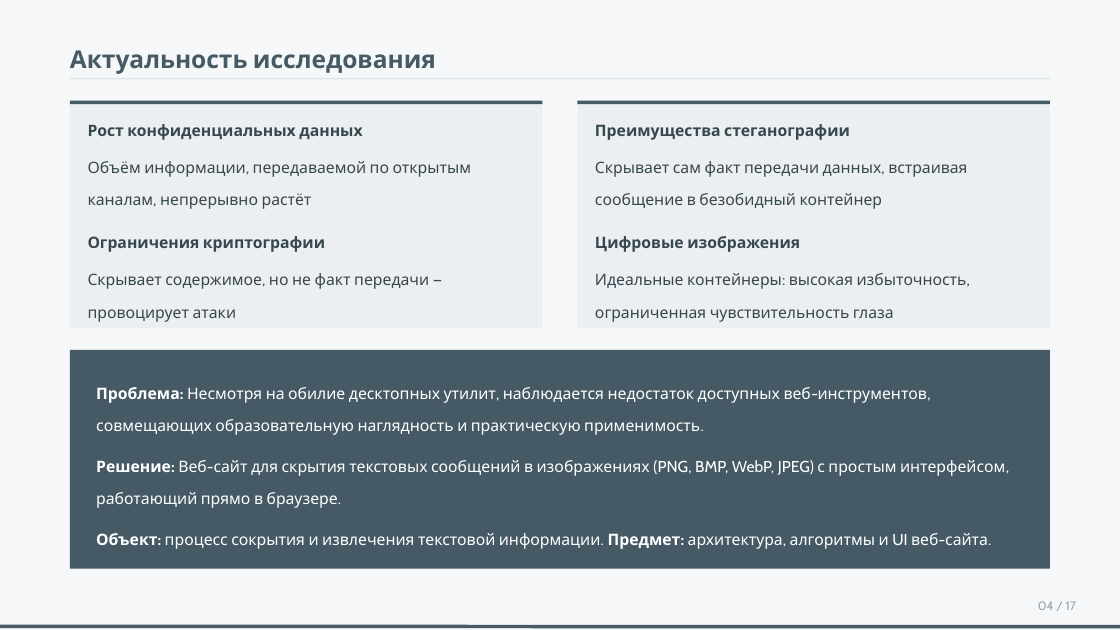
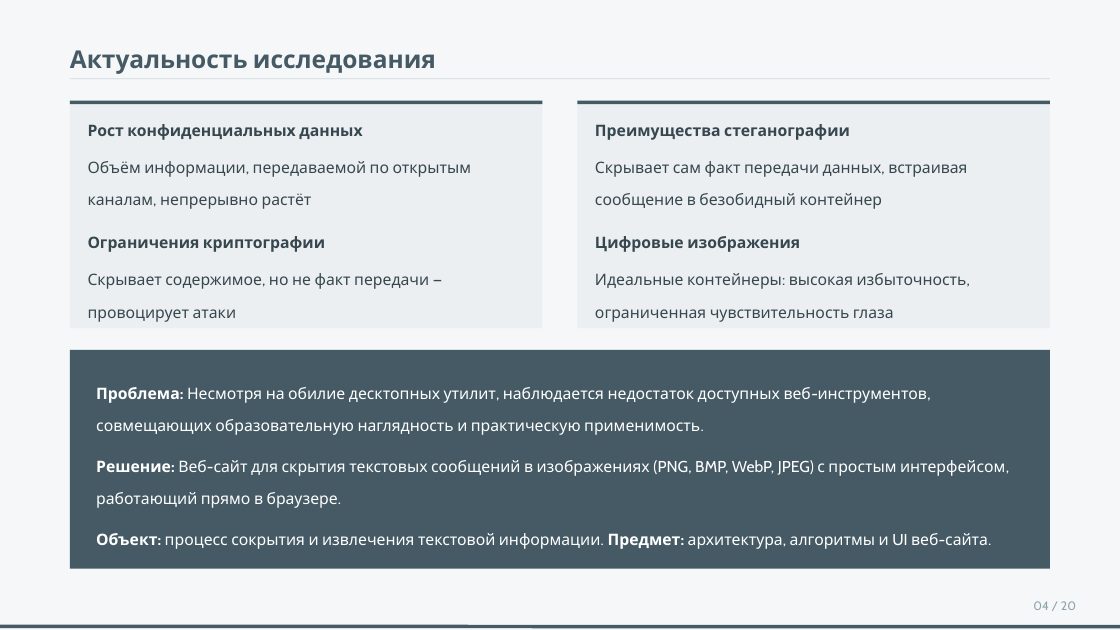
Before and after one commit to goorst/govno2, a slide deck: slide 4 of преза ВКР.pptx. Drawn at 1120x630 pixels with LibreOffice and Linux fonts; fonts in the diff are those of the drawing. Boxes give left, top, right and bottom in pixels: in the first picture for what was removed or moved away, otherwise in the second. Text is boxed around its words. In the diff, an @@ line names an element or a change of style, - is before the commit and + after.

```diff
--- a/преза ВКР.pptx
+++ b/преза ВКР.pptx
@@ text at (x1=1033, y1=601, x2=1076, y2=610): text changed @@
-04 / 17
+04 / 20
```
Also in this commit, not shown: 16 other slides changed, 2 slides added, 1 other file.
